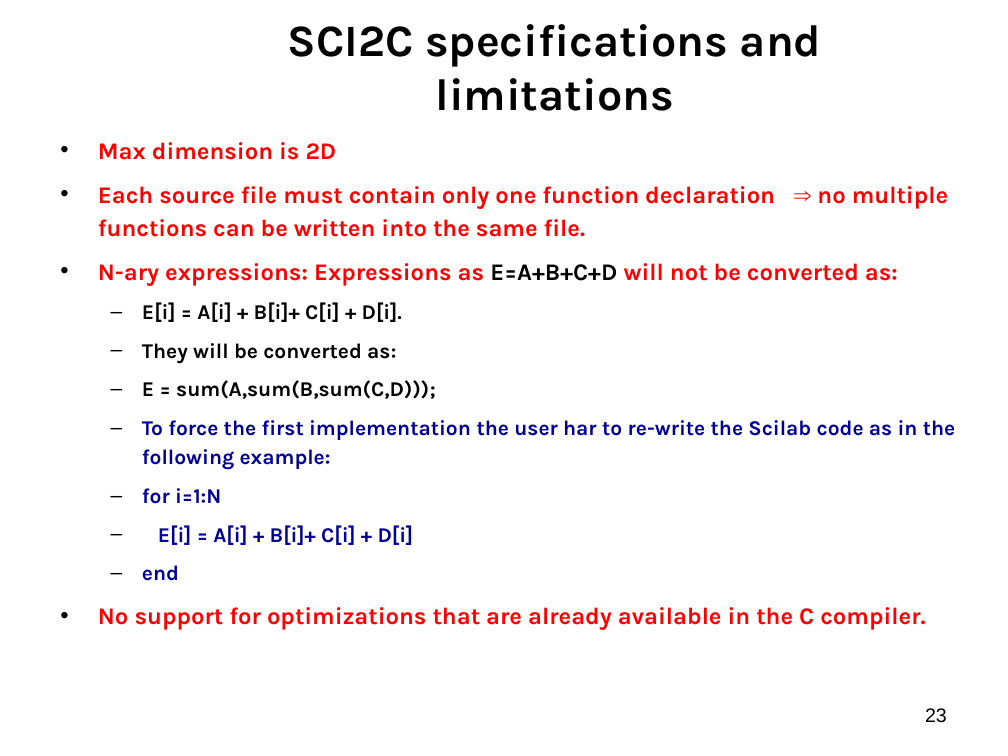
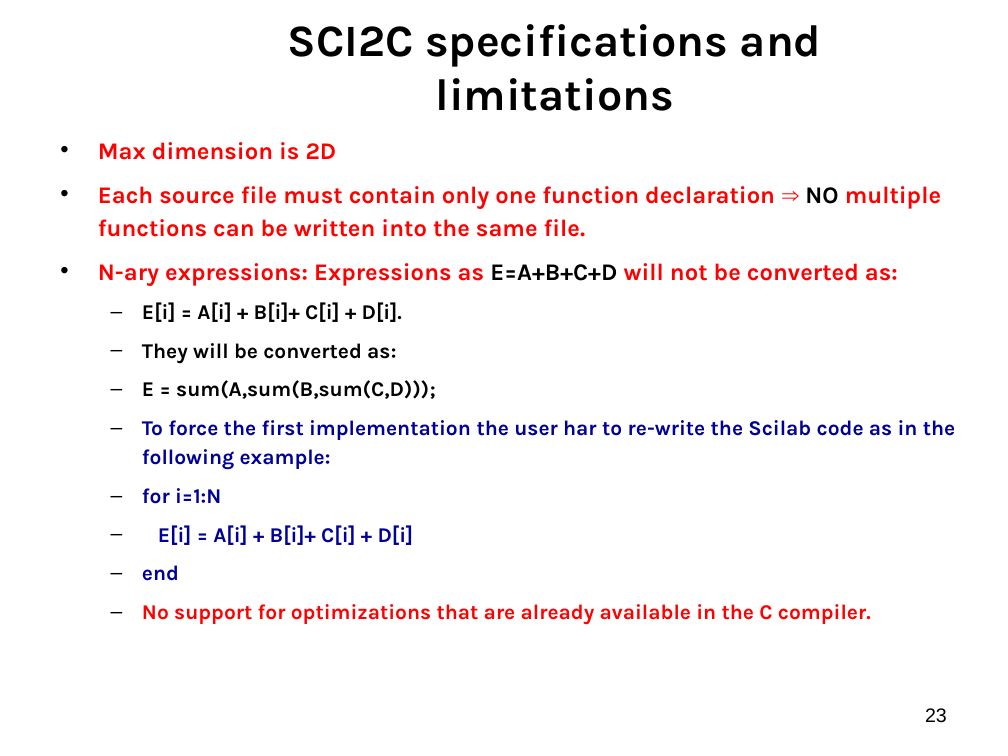
Before and after one commit to scilab/scilab2c, a slide deck: slide 23 of Doc/Presentations/Sci2CRequirements.ppt. Drawn at 1008x756 pixels with LibreOffice and Linux fonts; fonts in the diff are those of the drawing; background and template pictures are left out. Boxes give left, top, right and bottom in pixels: in the first picture for what was removed or moved away, otherwise in the second. Text is boxed around its words. In the diff, an @@ line names an element or a change of style, - is before the commit and + after.

```diff
--- a/Doc/Presentations/Sci2CRequirements.ppt
+++ b/Doc/Presentations/Sci2CRequirements.ppt
@@ text at (x1=98, y1=186, x2=941, y2=237): text changed @@
-• Each source file must contain only one function declaration ⇒ no multiple functions can be written into the same file.
+• Each source file must contain only one function declaration ⇒ NO multiple functions can be written into the same file.
@@ text at (x1=142, y1=604, x2=871, y2=625): size 17 to 15 pt in "No support for optimizations that are already ..."; bullet • to –; list level 1 to 2 in "No support for optimizations that ..." @@
```
Also in this commit, not shown: 5 other slides changed, 1 slide added, 1 slide removed.
